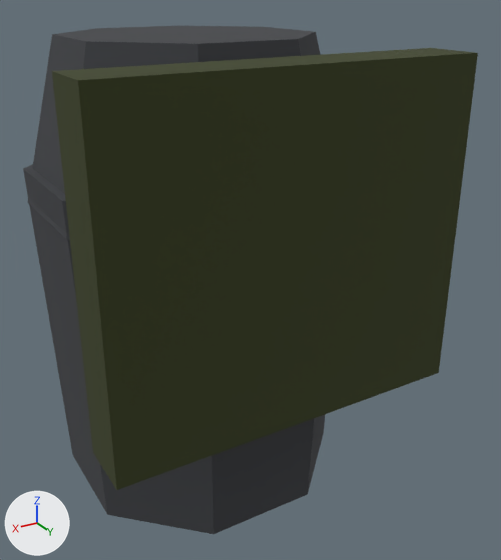
One commit to the FBX model assets/3d/export/inf_walker_upper_leg.fbx: the scene before it, then after it.
Before and after are seen from a camera (50 mm lens) standing at (0.889, 1.818, 0.809) and looking at (-0.135, 0.11, -0.045). Every picture has the same lights, and +X, +Y and +Z are marked at lower left. The picture after the commit comes second.

Objects in the first picture: 'inf_walker_upper_leg'.
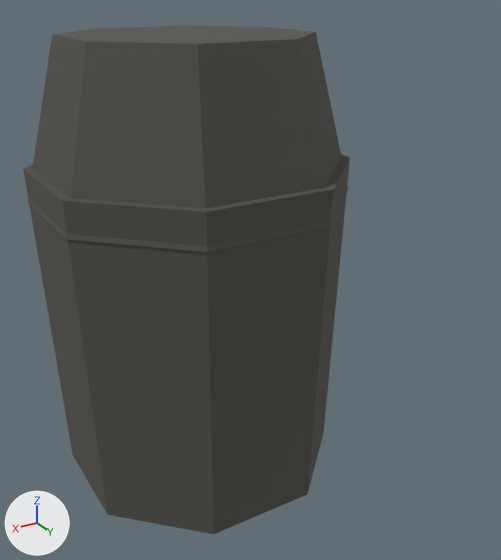
Location of each change, (x1, y1, x2, y2) in pixels of the pictures (501 x 560 px):
```json
{"object": "inf_walker_upper_leg", "change": "reshaped", "before": [23, 26, 478, 534], "after": [23, 26, 350, 534], "on screen": "28% narrower"}
{"part": 1, "of": "me_inf_walker_upper_leg", "change": "deleted", "before": [52, 48, 478, 490], "on screen": "green"}
{"part": 2, "of": "me_inf_walker_upper_leg", "change": "surface changed", "before": [23, 26, 325, 534], "after": [23, 26, 350, 534]}
```

The change, as JSON lines over the scene's bpy script:
```json
{"block": "me_inf_walker_upper_leg", "where": "# used by ob_inf_walker_upper_leg; location = (0.0, 0.0, 0.0)"}
{"op": "remove", "block": "me_inf_walker_upper_leg", "code": "me_inf_walker_upper_leg.from_pydata(...)  # 52 vertices, 46 faces; spans x -0.5..0.5, y -0.547..0.58, z -0.72..0.68"}
{"op": "add", "block": "me_inf_walker_upper_leg", "code": "me_inf_walker_upper_leg.from_pydata(...)  # 44 vertices, 40 faces; spans x -0.443..0.443, y -0.547..0.443, z -0.72..0.68"}
{"block": "me_inf_walker_upper_leg", "change": "me_inf_walker_upper_leg part 1: the loose piece of 8 vertices spanning x -0.5..0.5, y 0.42..0.58, z -0.25..0.65 is deleted"}
{"block": "me_inf_walker_upper_leg", "change": "me_inf_walker_upper_leg part 2: 20 kept faces spanning x -0.443..0.443, y -0.443..0.443, z -0.68..0.68 get new texture (UV) coordinates"}
```
